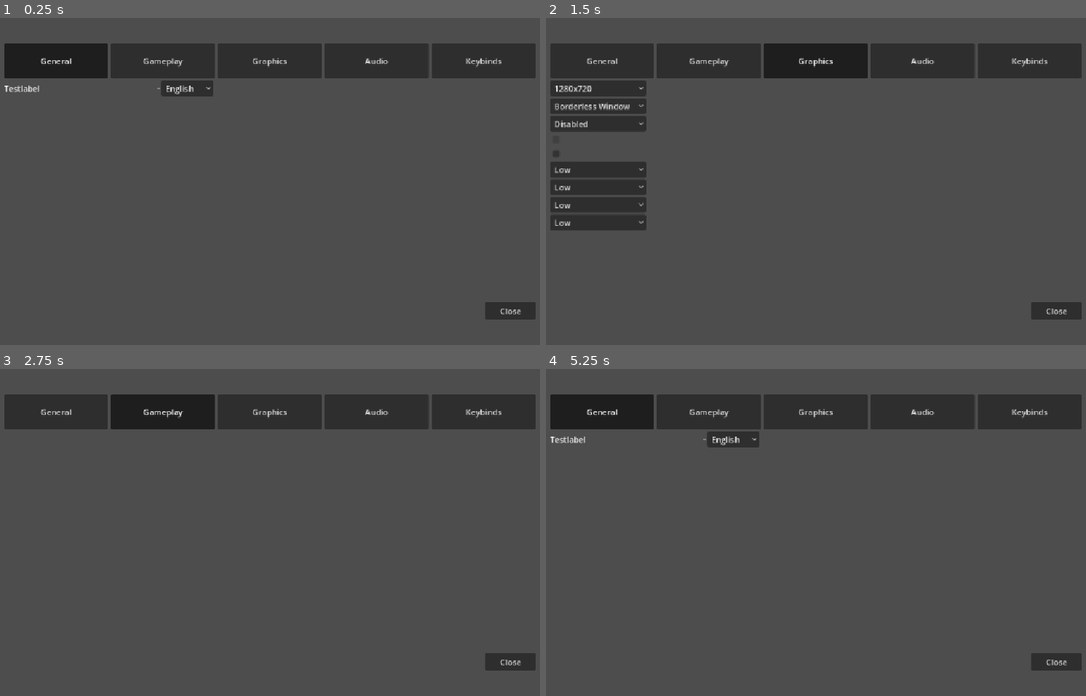
Above: before the commit, frames 1-4 (two rows, left to right).
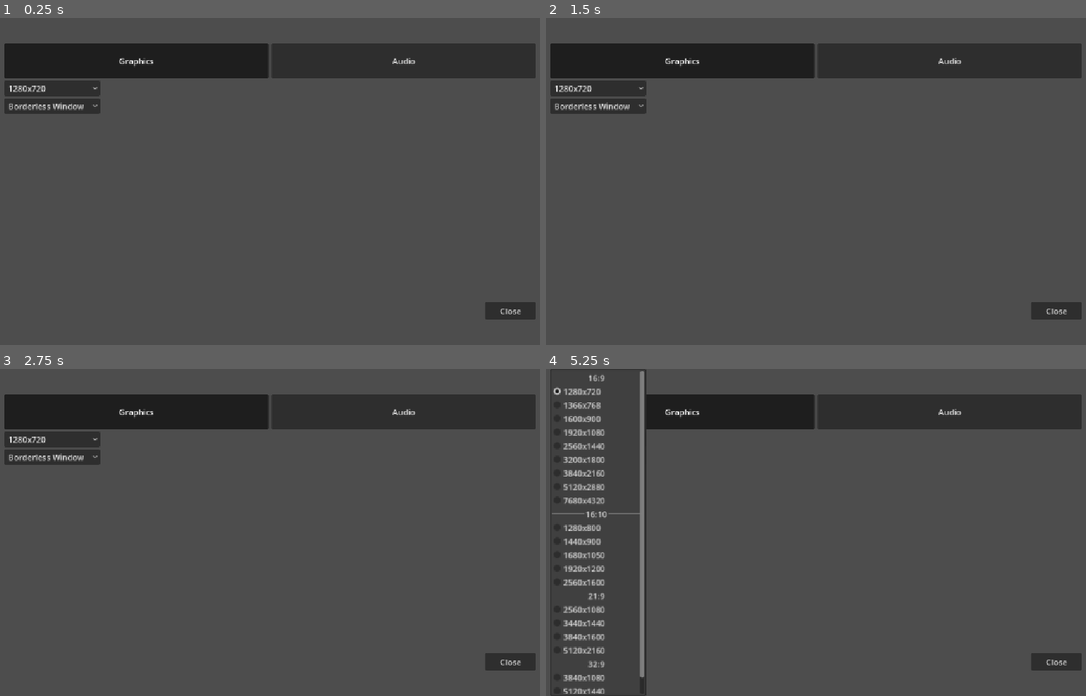
Above: after the commit, the same moments.

Repository: Arrenteks/LD60
Game: Godot game, scene res://menuModule/UIComponentScenes/OptionsMenu.tscn
The game is run twice, just before and just after one commit, with the same random seed, the same clock (stepped at 60 frames per second) and the same inputs. This scene is started directly instead of the project's main scene.
Inputs (mouse positions are in pixels of both pictures, inside the frame that each line leads up to):
- Up to frame 1 (0.25 s): no input
- Up to frame 2 (1.5 s): click (600, 60) at 0.5 s, where only the run before the commit has a clickable "General"; click "Graphics" at 1.25 s
- Up to frame 3 (2.75 s): click (162, 411) at 2 s, where only the run before the commit has a clickable "Gameplay"
- Up to frame 4 (5.25 s): click "Audio" at 2.75 s; click (1032, 411) at 3.5 s, where only the run before the commit has a clickable "Keybinds"; click (600, 411) at 4.25 s, where only the run before the commit has a clickable "General"; click (600, 440) at 5 s, where only the run after the commit has a clickable "1280x720"

The runs differ from the first frame. In frame 1, 2.7% of the frame differs, in the area x 0-93%, y 7-30%; in frame 2, 4.6%; in frame 3, 2.2%; in frame 4, 6.2%, in the area x 0-93%, y 0-100%.

Commit message:
Menu anpassung

Diff:
--- a/ld-60/menuModule/UIComponentScenes/GraphicSettings.tscn
+++ b/ld-60/menuModule/UIComponentScenes/GraphicSettings.tscn
@@ -1,6 +1,6 @@
 [gd_scene format=3 uid="uid://bthbkik3ncj76"]
 
-[ext_resource type="Script" uid="uid://bxuotwtjqfi1m" path="res://UIComponentScenes/graphic_settings.gd" id="1_ex5j4"]
+[ext_resource type="Script" uid="uid://bxuotwtjqfi1m" path="res://menuModule/UIComponentScenes/graphic_settings.gd" id="1_ex5j4"]
 
 [node name="GraphicSettings" type="Control" unique_id=496706003 node_paths=PackedStringArray("resolutionMenu", "screenMenu", "fpsMenu", "fpsMenuBox", "uncapFPS", "collapsedFPS", "qualityMenu", "shadowsMenu", "texturesMenu", "effectsMenu", "hdrMenu", "vsyncMenu")]
 layout_mode = 3
@@ -35,12 +35,15 @@
 layout_mode = 2
 
 [node name="vsyncMenu" type="OptionButton" parent="VBoxContainer" unique_id=747970797]
+visible = false
 layout_mode = 2
 
 [node name="hdrBox" type="CheckBox" parent="VBoxContainer" unique_id=1414931973]
+visible = false
 layout_mode = 2
 
 [node name="uncapFPS" type="CheckBox" parent="VBoxContainer" unique_id=223893597]
+visible = false
 layout_mode = 2
 
 [node name="collapsedFPS" type="HBoxContainer" parent="VBoxContainer" unique_id=1322022859]
@@ -58,15 +61,19 @@
 rounded = true
 
 [node name="qualityMenu" type="OptionButton" parent="VBoxContainer" unique_id=1266320899]
+visible = false
 layout_mode = 2
 
 [node name="shadowsMenu" type="OptionButton" parent="VBoxContainer" unique_id=541460398]
+visible = false
 layout_mode = 2
 
 [node name="texturesMenu" type="OptionButton" parent="VBoxContainer" unique_id=1951198516]
+visible = false
 layout_mode = 2
 
 [node name="effectsMenu" type="OptionButton" parent="VBoxContainer" unique_id=1482917363]
+visible = false
 layout_mode = 2
 
 [connection signal="item_selected" from="VBoxContainer/resolutionMenu" to="." method="_on_resolution_menu_item_selected"]
--- a/ld-60/menuModule/UIComponentScenes/OptionsMenu.tscn
+++ b/ld-60/menuModule/UIComponentScenes/OptionsMenu.tscn
@@ -1,11 +1,11 @@
 [gd_scene format=3 uid="uid://c31pwql3b1bqa"]
 
-[ext_resource type="Script" uid="uid://u5oguc4w3siq" path="res://UIComponentScenes/OptionsMenuManager.gd" id="1_c678o"]
-[ext_resource type="Theme" uid="uid://utwhrxv6kb36" path="res://Themes/OptionButtonTheme.tres" id="1_o844p"]
-[ext_resource type="ButtonGroup" uid="uid://g8obhpi0s31v" path="res://UIComponentScenes/MenuPointsGroup.tres" id="2_o844p"]
-[ext_resource type="PackedScene" uid="uid://wexorqy3socj" path="res://UIComponentScenes/GeneralSettings.tscn" id="3_dvedr"]
-[ext_resource type="PackedScene" uid="uid://bthbkik3ncj76" path="res://UIComponentScenes/GraphicSettings.tscn" id="4_c678o"]
-[ext_resource type="PackedScene" uid="uid://dj5p0n7oka37b" path="res://UIComponentScenes/SoundSettings.tscn" id="5_ab8l4"]
+[ext_resource type="Script" uid="uid://u5oguc4w3siq" path="res://menuModule/UIComponentScenes/OptionsMenuManager.gd" id="1_c678o"]
+[ext_resource type="Theme" uid="uid://utwhrxv6kb36" path="res://menuModule/Themes/OptionButtonTheme.tres" id="1_o844p"]
+[ext_resource type="ButtonGroup" uid="uid://g8obhpi0s31v" path="res://menuModule/UIComponentScenes/MenuPointsGroup.tres" id="2_o844p"]
+[ext_resource type="PackedScene" uid="uid://wexorqy3socj" path="res://menuModule/UIComponentScenes/GeneralSettings.tscn" id="3_dvedr"]
+[ext_resource type="PackedScene" uid="uid://bthbkik3ncj76" path="res://menuModule/UIComponentScenes/GraphicSettings.tscn" id="4_c678o"]
+[ext_resource type="PackedScene" uid="uid://dj5p0n7oka37b" path="res://menuModule/UIComponentScenes/SoundSettings.tscn" id="5_ab8l4"]
 
 [node name="OptionsMenu" type="MarginContainer" unique_id=1946249548 node_paths=PackedStringArray("_GeneralSettings", "_GraphicsSettings", "_AudioSettings")]
 anchors_preset = 15
@@ -32,16 +32,17 @@
 alignment = 1
 
 [node name="GeneralButton" type="Button" parent="VBoxContainer2/MenuPointSelector" unique_id=1440958738]
+visible = false
 custom_minimum_size = Vector2(200, 70)
 layout_mode = 2
 size_flags_horizontal = 3
 theme = ExtResource("1_o844p")
 toggle_mode = true
-button_pressed = true
 button_group = ExtResource("2_o844p")
 text = "General"
 
 [node name="GameplayButton" type="Button" parent="VBoxContainer2/MenuPointSelector" unique_id=1190869012]
+visible = false
 custom_minimum_size = Vector2(200, 70)
 layout_mode = 2
 size_flags_horizontal = 3
@@ -56,6 +57,7 @@
 size_flags_horizontal = 3
 theme = ExtResource("1_o844p")
 toggle_mode = true
+button_pressed = true
 button_group = ExtResource("2_o844p")
 text = "Graphics"
 
@@ -69,6 +71,7 @@
 text = "Audio"
 
 [node name="KeybindButton" type="Button" parent="VBoxContainer2/MenuPointSelector" unique_id=271828691]
+visible = false
 custom_minimum_size = Vector2(200, 70)
 layout_mode = 2
 size_flags_horizontal = 3
--- a/ld-60/menuModule/UIComponentScenes/SoundSettings.tscn
+++ b/ld-60/menuModule/UIComponentScenes/SoundSettings.tscn
@@ -25,9 +25,15 @@
 
 [node name="collapsedMaster" type="HBoxContainer" parent="VBoxContainer" unique_id=1277332241]
 layout_mode = 2
+theme_override_constants/separation = 10
+
+[node name="Label" type="Label" parent="VBoxContainer/collapsedMaster" unique_id=1068393760]
+custom_minimum_size = Vector2(100, 0)
+layout_mode = 2
+text = "Master"
 
 [node name="masterSoundSlider" type="HSlider" parent="VBoxContainer/collapsedMaster" unique_id=153335414]
-custom_minimum_size = Vector2(100, 0)
+custom_minimum_size = Vector2(100, 30)
 layout_mode = 2
 
 [node name="masterSoundBox" type="SpinBox" parent="VBoxContainer/collapsedMaster" unique_id=186640546]
@@ -36,9 +42,15 @@
 
 [node name="collapsedMusic" type="HBoxContainer" parent="VBoxContainer" unique_id=745667158]
 layout_mode = 2
+theme_override_constants/separation = 10
+
+[node name="Label" type="Label" parent="VBoxContainer/collapsedMusic" unique_id=1425513354]
+custom_minimum_size = Vector2(100, 0)
+layout_mode = 2
+text = "Music"
 
 [node name="musicSoundSlider" type="HSlider" parent="VBoxContainer/collapsedMusic" unique_id=1482698280]
-custom_minimum_size = Vector2(100, 0)
+custom_minimum_size = Vector2(100, 30)
 layout_mode = 2
 
 [node name="musicSoundBox" type="SpinBox" parent="VBoxContainer/collapsedMusic" unique_id=1308612543]
@@ -47,9 +59,15 @@
 
 [node name="collapsedEffects" type="HBoxContainer" parent="VBoxContainer" unique_id=1236365867]
 layout_mode = 2
+theme_override_constants/separation = 10
+
+[node name="Label" type="Label" parent="VBoxContainer/collapsedEffects" unique_id=1284857312]
+custom_minimum_size = Vector2(100, 0)
+layout_mode = 2
+text = "Effects"
 
 [node name="effectsSoundSlider" type="HSlider" parent="VBoxContainer/collapsedEffects" unique_id=1248144443]
-custom_minimum_size = Vector2(100, 0)
+custom_minimum_size = Vector2(100, 30)
 layout_mode = 2
 
 [node name="effectsSoundBox" type="SpinBox" parent="VBoxContainer/collapsedEffects" unique_id=2132194603]
@@ -58,9 +76,15 @@
 
 [node name="collapsedDialog" type="HBoxContainer" parent="VBoxContainer" unique_id=279026545]
 layout_mode = 2
+theme_override_constants/separation = 10
+
+[node name="Label" type="Label" parent="VBoxContainer/collapsedDialog" unique_id=2087848864]
+custom_minimum_size = Vector2(100, 0)
+layout_mode = 2
+text = "Dialog"
 
 [node name="dialogSoundSlider" type="HSlider" parent="VBoxContainer/collapsedDialog" unique_id=1037421972]
-custom_minimum_size = Vector2(100, 0)
+custom_minimum_size = Vector2(100, 30)
 layout_mode = 2
 
 [node name="dialogSoundBox" type="SpinBox" parent="VBoxContainer/collapsedDialog" unique_id=760249487]
@@ -68,10 +92,17 @@
 rounded = true
 
 [node name="collapsedVoice" type="HBoxContainer" parent="VBoxContainer" unique_id=1971434306]
+visible = false
 layout_mode = 2
+theme_override_constants/separation = 10
+
+[node name="Label" type="Label" parent="VBoxContainer/collapsedVoice" unique_id=1527875573]
+custom_minimum_size = Vector2(100, 0)
+layout_mode = 2
+text = "Voice"
 
 [node name="voiceSoundSlider" type="HSlider" parent="VBoxContainer/collapsedVoice" unique_id=1197271363]
-custom_minimum_size = Vector2(100, 0)
+custom_minimum_size = Vector2(100, 30)
 layout_mode = 2
 
 [node name="voiceSoundBox" type="SpinBox" parent="VBoxContainer/collapsedVoice" unique_id=768052768]
Not shown: 1 places in ld-60/menuModule/UIComponentScenes/OptionsMenu.tscn that only renumber resources
